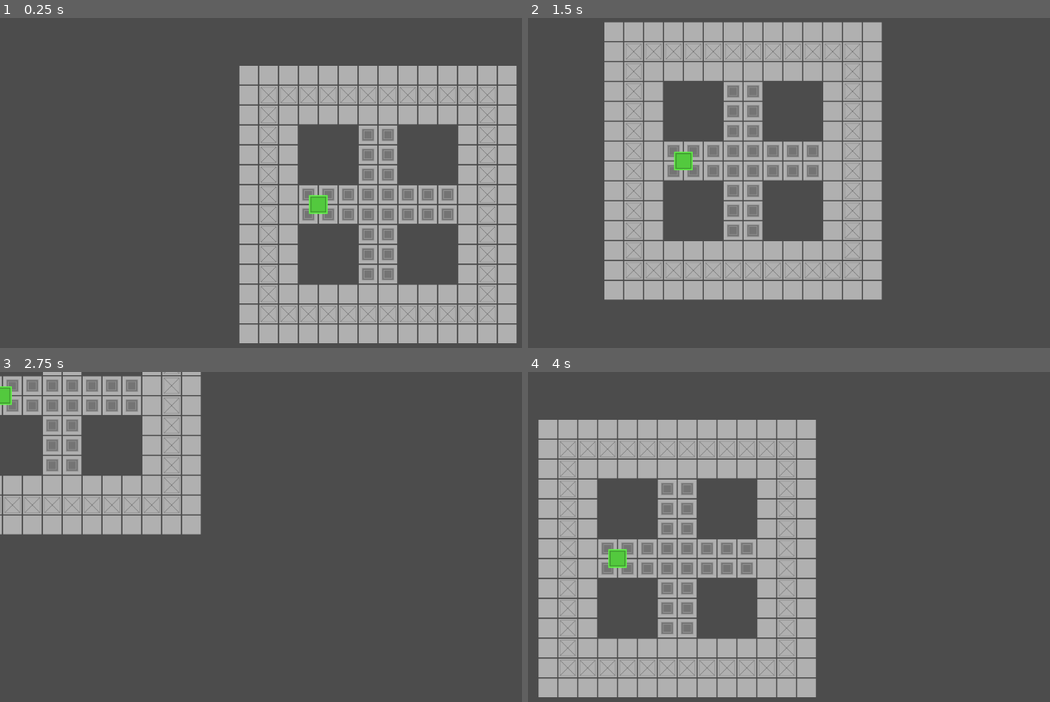
Above: before the commit, frames 1-4 (two rows, left to right).
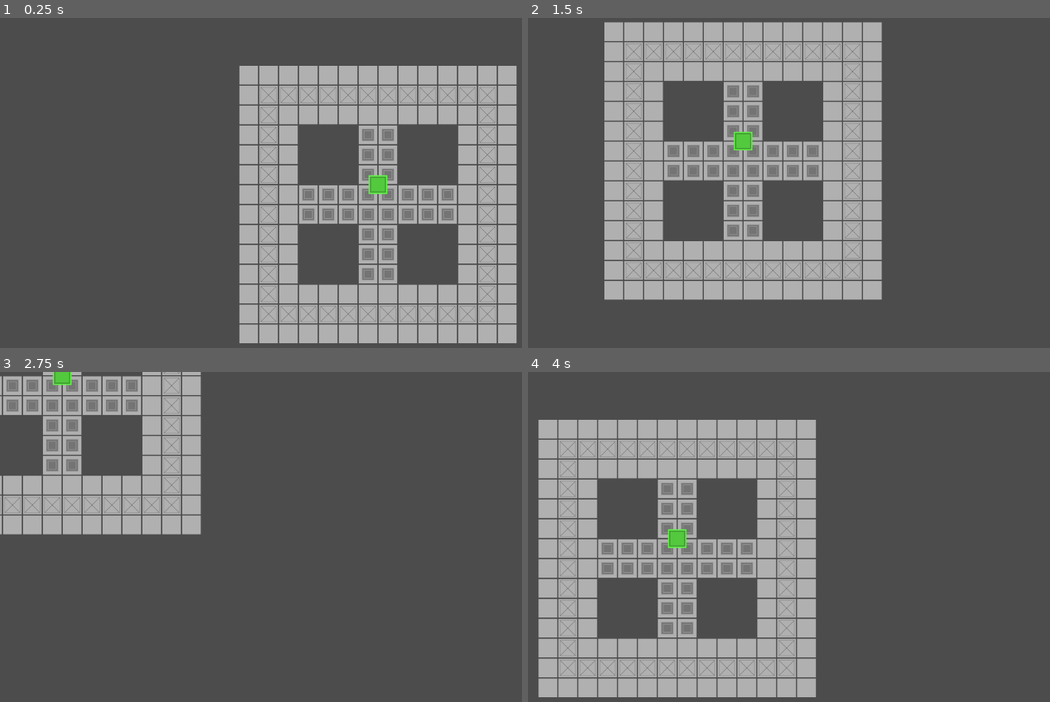
Above: after the commit, the same moments.

Repository: Henelik/HackGame
Game: Godot game, scene res://test.tscn
The game is run twice, just before and just after one commit, with the same random seed, the same clock (stepped at 60 frames per second) and the same inputs.
Inputs (mouse positions are in pixels of both pictures, inside the frame that each line leads up to):
- Up to frame 1 (0.25 s): no input
- Up to frame 2 (1.5 s): tap Enter at 0.5 s; hold Right (ui_right) 0.53-1.28 s; click (846, 206) at 0.67 s; move the mouse to (721, 222) at 1.27 s; hold Down (ui_down) from 1.28 s (still down)
- Up to frame 3 (2.75 s): move the mouse to (381, 477) at 2.02 s; release Down (ui_down) at 2.03 s; hold Right (ui_right) from 2.03 s (still down)
- Up to frame 4 (4 s): move the mouse to (815, 632) at 2.77 s; release Right (ui_right) at 2.78 s; hold Up (ui_up) 2.78-3.53 s; click (815, 632) at 2.92 s; move the mouse to (1039, 612) at 3.52 s; hold Left (ui_left) from 3.53 s (still down)

The runs differ from the first frame. In frame 1, 0.4% of the frame differs, in the area x 59-75%, y 47-60%; in frame 2, 0.4%; in frame 3, 0.3%; in frame 4, 0.4%.

Commit message:
Created ProgramHead scene

Diff:
--- /dev/null
+++ b/Databattle/ProgramHead.tscn
@@ -0,0 +1,21 @@
+[gd_scene load_steps=4 format=2]
+
+[ext_resource path="res://Scripts/programHead.gd" type="Script" id=1]
+[ext_resource path="res://testGrid.png" type="Texture" id=2]
+
+[sub_resource type="RectangleShape2D" id=1]
+
+[node name="ProgramHead" type="Area2D"]
+script = ExtResource( 1 )
+levelRef = NodePath("../TileMap")
+
+[node name="Sprite" type="Sprite" parent="."]
+modulate = Color( 0.388235, 0.933333, 0.290196, 1 )
+texture = ExtResource( 2 )
+region_enabled = true
+region_rect = Rect2( 0, 0, 32, 32 )
+
+[node name="CollisionShape2D" type="CollisionShape2D" parent="."]
+visible = false
+scale = Vector2( 1.5, 1.5 )
+shape = SubResource( 1 )
--- a/test.tscn
+++ b/test.tscn
@@ -1,11 +1,8 @@
-[gd_scene load_steps=6 format=2]
+[gd_scene load_steps=4 format=2]
 
 [ext_resource path="res://Databattle/DatabattleCamera.tscn" type="PackedScene" id=1]
 [ext_resource path="res://testLevel.tscn" type="PackedScene" id=2]
-[ext_resource path="res://Scripts/programHead.gd" type="Script" id=3]
-[ext_resource path="res://testGrid.png" type="Texture" id=4]
-
-[sub_resource type="RectangleShape2D" id=1]
+[ext_resource path="res://Databattle/ProgramHead.tscn" type="PackedScene" id=3]
 
 [node name="Node2D" type="Node2D"]
 
@@ -15,20 +12,5 @@
 modulate = Color( 0.690196, 0.690196, 0.690196, 1 )
 cell_quadrant_size = 16
 
-[node name="ProgramHead" type="Area2D" parent="."]
-editor/display_folded = true
-script = ExtResource( 3 )
-levelRef = NodePath("../TileMap")
-tileX = 9
-tileY = 4
-
-[node name="Sprite" type="Sprite" parent="ProgramHead"]
-modulate = Color( 0.388235, 0.933333, 0.290196, 1 )
-texture = ExtResource( 4 )
-region_enabled = true
-region_rect = Rect2( 0, 0, 32, 32 )
-
-[node name="CollisionShape2D" type="CollisionShape2D" parent="ProgramHead"]
-visible = false
-scale = Vector2( 1.5, 1.5 )
-shape = SubResource( 1 )
+[node name="ProgramHead" parent="." instance=ExtResource( 3 )]
+position = Vector2( 99.8299, -33.9261 )
